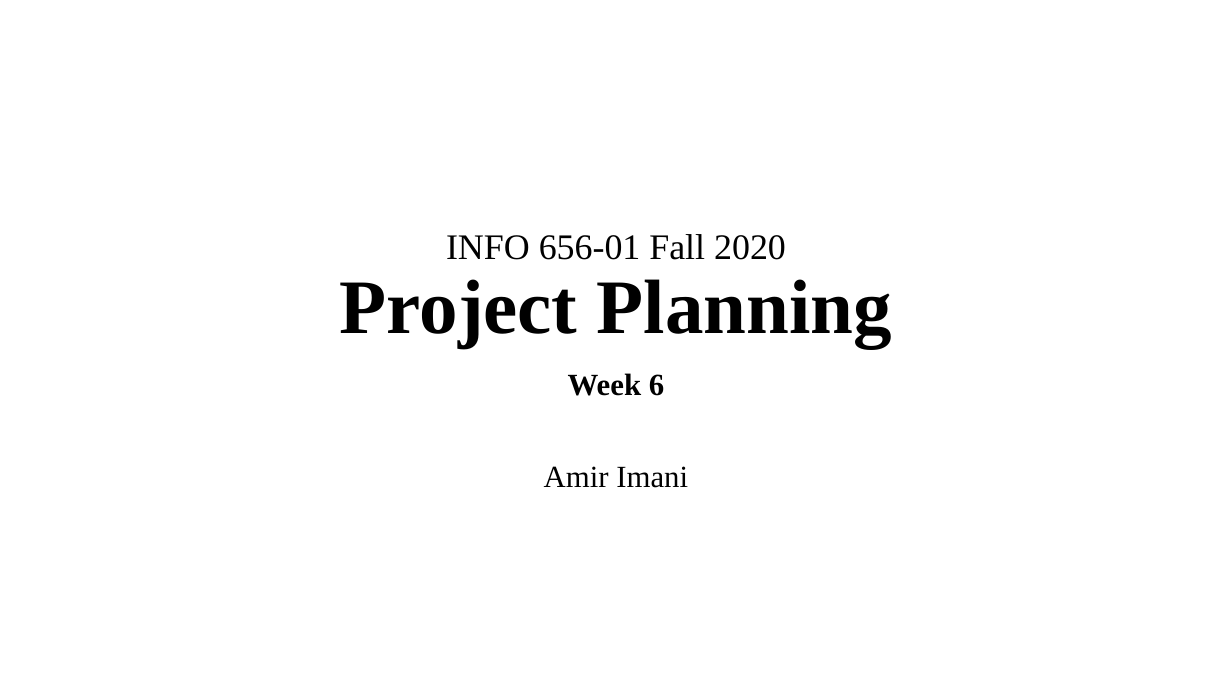
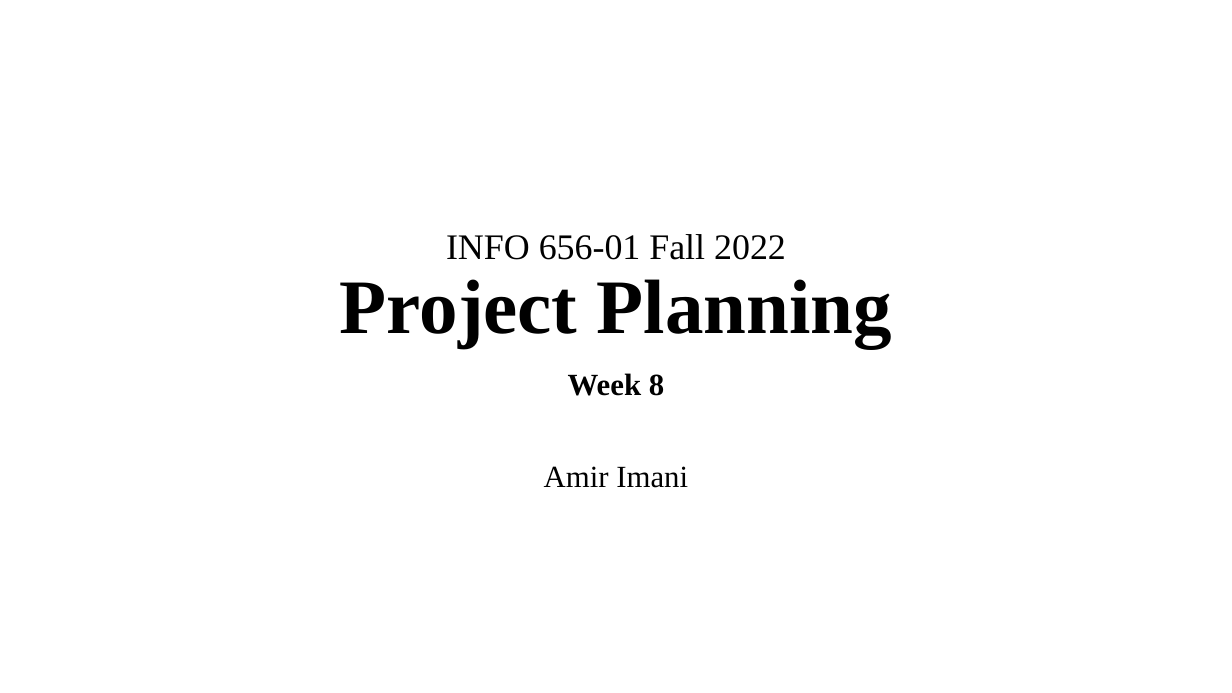
Before and after one commit to Amirosimani/Machine_Learning_Pratt, a slide deck: slide 1 of course slides/week_08.pptx. Drawn at 1232x693 pixels with LibreOffice and Linux fonts; fonts in the diff are those of the drawing. Boxes give left, top, right and bottom in pixels: in the first picture for what was removed or moved away, otherwise in the second. Text is boxed around its words. In the diff, an @@ line names an element or a change of style, - is before the commit and + after.

Commit message:
week 8

```diff
--- a/course slides/week_08.pptx
+++ b/course slides/week_08.pptx
@@ title at (340, 234, 892, 348): text changed @@
-INFO 656-01 Fall 2020
-Project Planning
+INFO 656-01 Fall 2022
+Project Planning
@@ subtitle at (568, 373, 664, 396): text changed @@
-Week 6
+Week 8
```
Also in this commit, not shown: 1 other slide changed, 2 other files.
